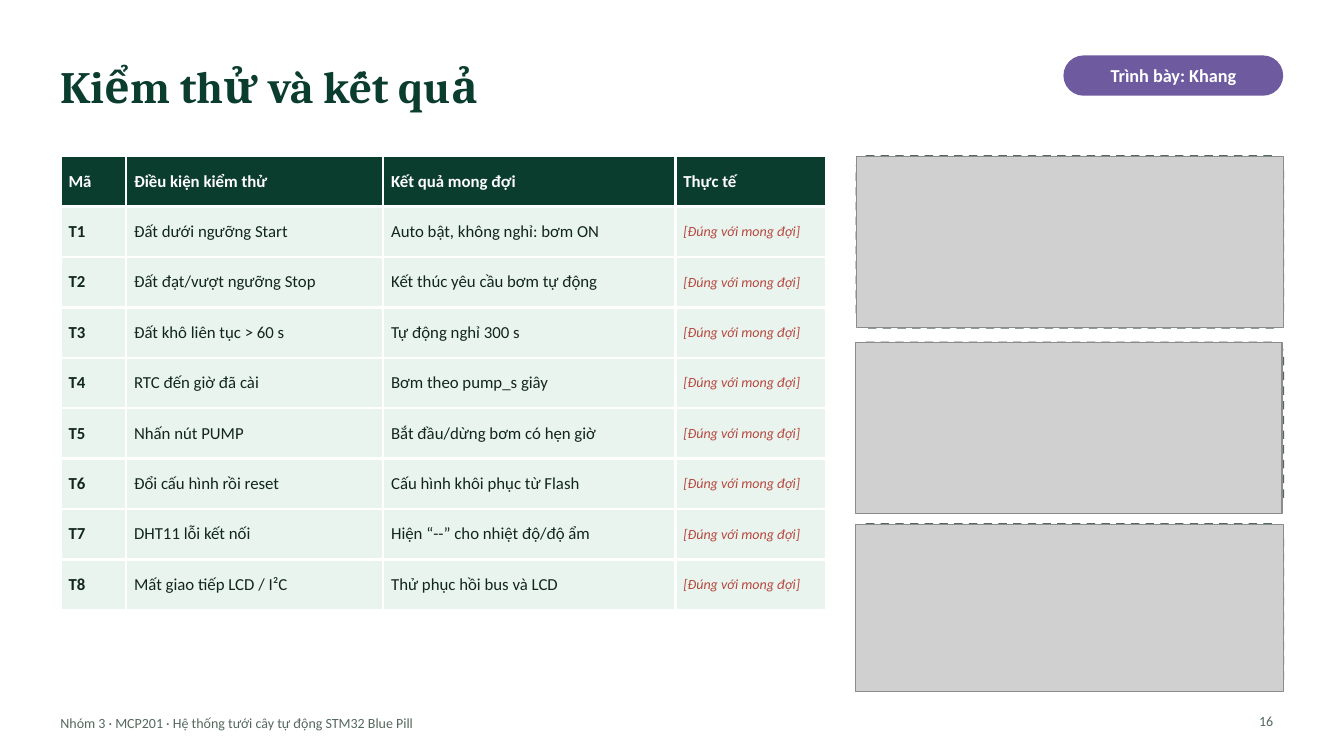
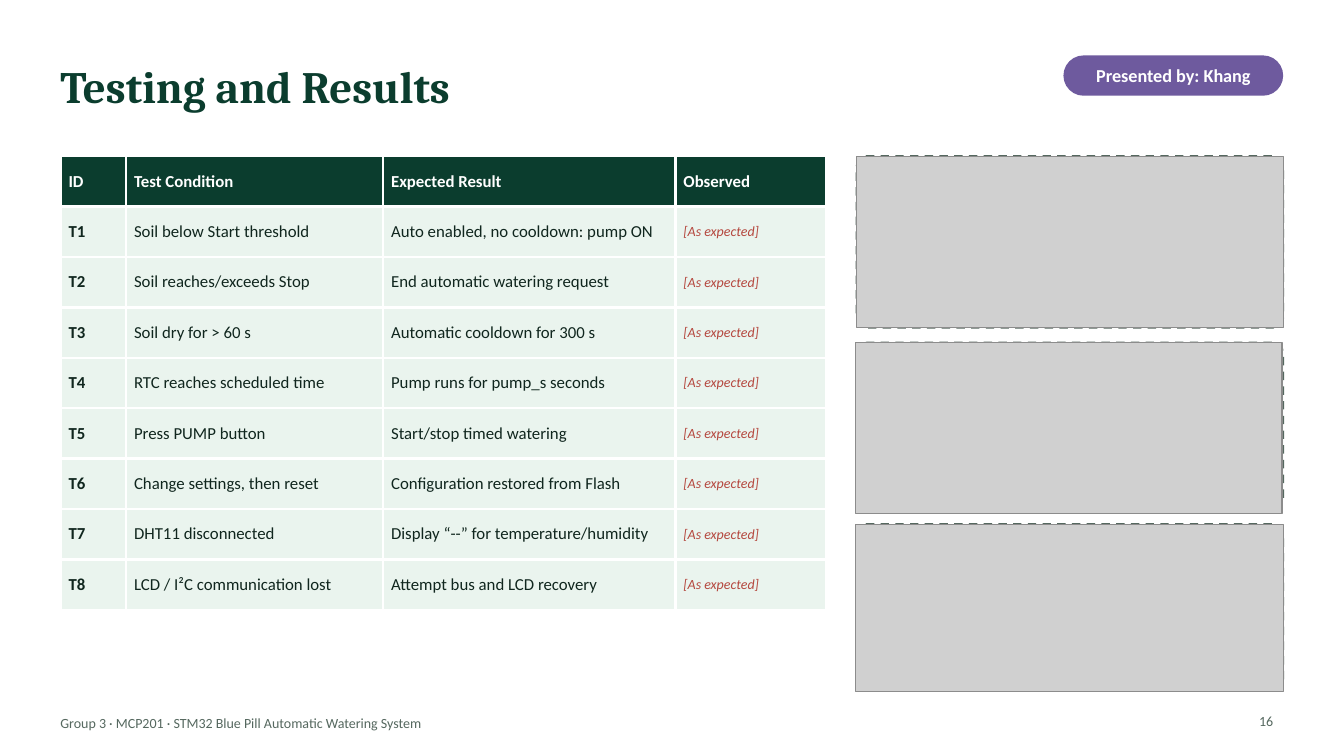
Before and after one commit to vukhangdeeptry/Automatic-Plant-Watering-System-using-STM32-Blue-Pill, a slide deck: slide 16 of Documentation/Slide_FinalThuyetTrinh_TuoiCay_STM32.pptx. Drawn at 1344x756 pixels with LibreOffice and Linux fonts; fonts in the diff are those of the drawing; grey boxes stand for pictures. Boxes give left, top, right and bottom in pixels: in the first picture for what was removed or moved away, otherwise in the second. Text is boxed around its words. In the diff, an @@ line names an element or a change of style, - is before the commit and + after.

```diff
--- a/Documentation/Slide_FinalThuyetTrinh_TuoiCay_STM32.pptx
+++ b/Documentation/Slide_FinalThuyetTrinh_TuoiCay_STM32.pptx
@@ title at bbox=[60, 72, 450, 113]: text changed @@
-Kiểm thử và kết quả
+Testing and Results
@@ text at bbox=[1096, 69, 1251, 85]: text changed @@
-Trình bày: Khang
+Presented by: Khang
@@ table at bbox=[60, 156, 827, 610] @@
-row 1: Mã | Điều kiện kiểm thử | Kết quả mong đợi | Thực tế
+row 1: ID | Test Condition | Expected Result | Observed
-row 2: T1 | Đất dưới ngưỡng Start | Auto bật, không nghỉ: bơm ON | [Đúng với mong đợi]
+row 2: T1 | Soil below Start threshold | Auto enabled, no cooldown: pump ON | [As expected]
-row 3: T2 | Đất đạt/vượt ngưỡng Stop | Kết thúc yêu cầu bơm tự động | [Đúng với mong đợi]
+row 3: T2 | Soil reaches/exceeds Stop | End automatic watering request | [As expected]
-row 4: T3 | Đất khô liên tục > 60 s | Tự động nghỉ 300 s | [Đúng với mong đợi]
+row 4: T3 | Soil dry for > 60 s | Automatic cooldown for 300 s | [As expected]
-row 5: T4 | RTC đến giờ đã cài | Bơm theo pump_s giây | [Đúng với mong đợi]
+row 5: T4 | RTC reaches scheduled time | Pump runs for pump_s seconds | [As expected]
-row 6: T5 | Nhấn nút PUMP | Bắt đầu/dừng bơm có hẹn giờ | [Đúng với mong đợi]
+row 6: T5 | Press PUMP button | Start/stop timed watering | [As expected]
-row 7: T6 | Đổi cấu hình rồi reset | Cấu hình khôi phục từ Flash | [Đúng với mong đợi]
+row 7: T6 | Change settings, then reset | Configuration restored from Flash | [As expected]
-row 8: T7 | DHT11 lỗi kết nối | Hiện “--” cho nhiệt độ/độ ẩm | [Đúng với mong đợi]
+row 8: T7 | DHT11 disconnected | Display “--” for temperature/humidity | [As expected]
-row 9: T8 | Mất giao tiếp LCD / I²C | Thử phục hồi bus và LCD | [Đúng với mong đợi]
+row 9: T8 | LCD / I²C communication lost | Attempt bus and LCD recovery | [As expected]
@@ text at bbox=[60, 718, 421, 731]: text changed @@
-Nhóm 3 · MCP201 · Hệ thống tưới cây tự động STM32 Blue Pill
+Group 3 · MCP201 · STM32 Blue Pill Automatic Watering System
```
Also in this commit, not shown: 17 other slides changed, 1 slide added, 1 slide removed.
